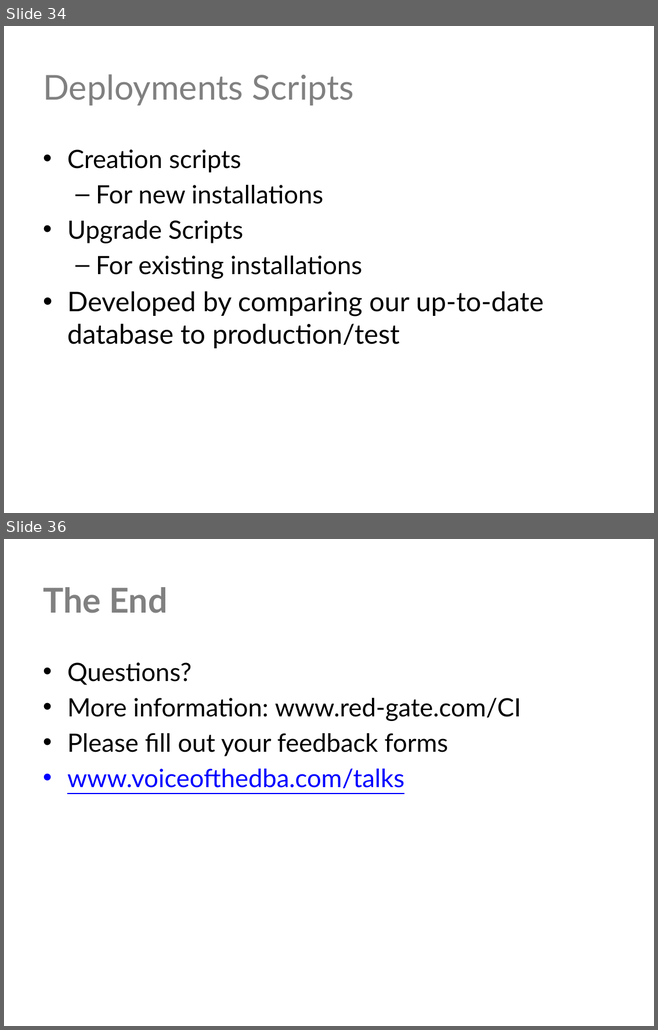
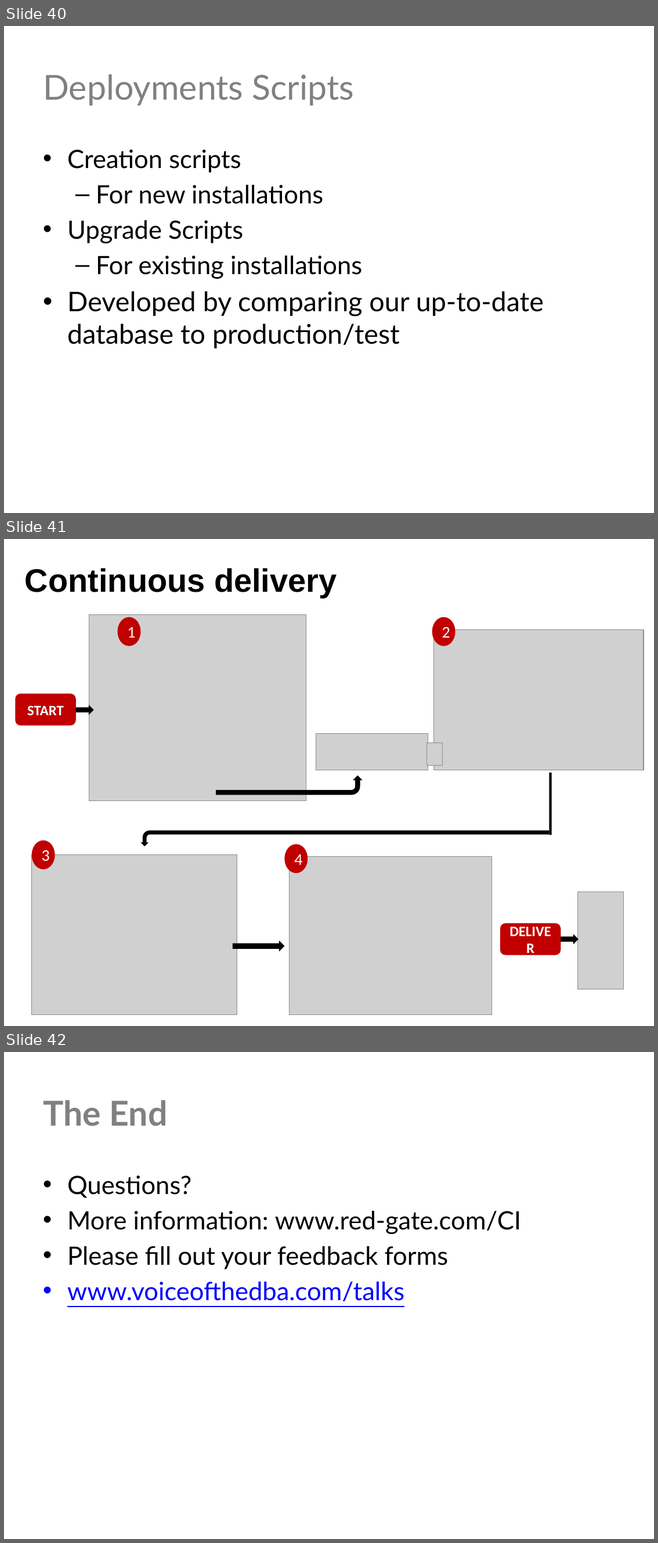
Before and after one commit to way0utwest/CIforDB, a slide deck: CI for Databases.pptx. Shown one above the other, each under a label of ours: slides 34 and 36 before the commit, slides 40, 41 and 42 after it; the slides between them are not shown. The pictures are 658x1030 and 658x1543 pixels, drawn with LibreOffice and Linux fonts; fonts in the diff are those of the drawing; grey boxes stand for pictures; background and template pictures are left out. Boxes give left, top, right and bottom in pixels: in the first picture for what was removed or moved away, otherwise in the second. Text is boxed around its words. In the diff, an @@ line names an element or a change of style, - is before the commit and + after.

Commit message:
Updated with Our Story
Added delivery pipline slides, added opening title slide, added Our
Story slides for demos.

```diff
--- a/CI for Databases.pptx
+++ b/CI for Databases.pptx
@@ slide 41 added at <box>4,539,654,1026</box>, background picture (left out) @@
@@ text added at <box>25,568,337,598</box>, 36 pt, text #000000, bold @@
+Continuous delivery
@@ picture added at <box>89,615,306,801</box> @@
@@ ellipse added at <box>118,617,141,646</box>, fill #C00000, 18 pt, text #FFFFFF @@
+1
@@ ellipse added at <box>432,617,455,646</box>, fill #C00000, 18 pt, text #FFFFFF @@
+2
@@ picture added at <box>433,629,643,770</box> @@
@@ rounded rectangle added at <box>15,694,75,725</box>, fill #C00000, 16 pt, text #FFFFFF, bold @@
+START
@@ right arrow added at <box>76,705,94,715</box>, fill #000000 @@
@@ picture added at <box>316,734,427,770</box> @@
@@ picture added at <box>426,743,442,766</box> @@
@@ bent arrow added at <box>216,776,362,795</box>, fill #000000 @@
@@ rectangle added at <box>549,773,552,835</box>, fill #000000 @@
@@ bent arrow added at <box>140,831,549,847</box>, fill #000000 @@
@@ ellipse added at <box>32,841,55,870</box>, fill #C00000, 18 pt, text #FFFFFF @@
+3
@@ ellipse added at <box>285,844,308,874</box>, fill #C00000, 18 pt, text #FFFFFF @@
+4
@@ picture added at <box>31,855,237,1015</box> @@
@@ picture added at <box>289,857,492,1015</box> @@
@@ picture added at <box>578,892,623,989</box> @@
@@ rounded rectangle added at <box>500,924,560,955</box>, fill #C00000, 16 pt, text #FFFFFF, bold @@
+DELIVER
@@ right arrow added at <box>560,934,578,944</box>, fill #000000 @@
@@ right arrow added at <box>233,940,285,951</box>, fill #000000 @@
@@ what was slide 34 is now slide 40 @@
@@ what was slide 36 is now slide 42 @@
```
Also in this commit, not shown: 8 other slides added, 3 slides removed.
